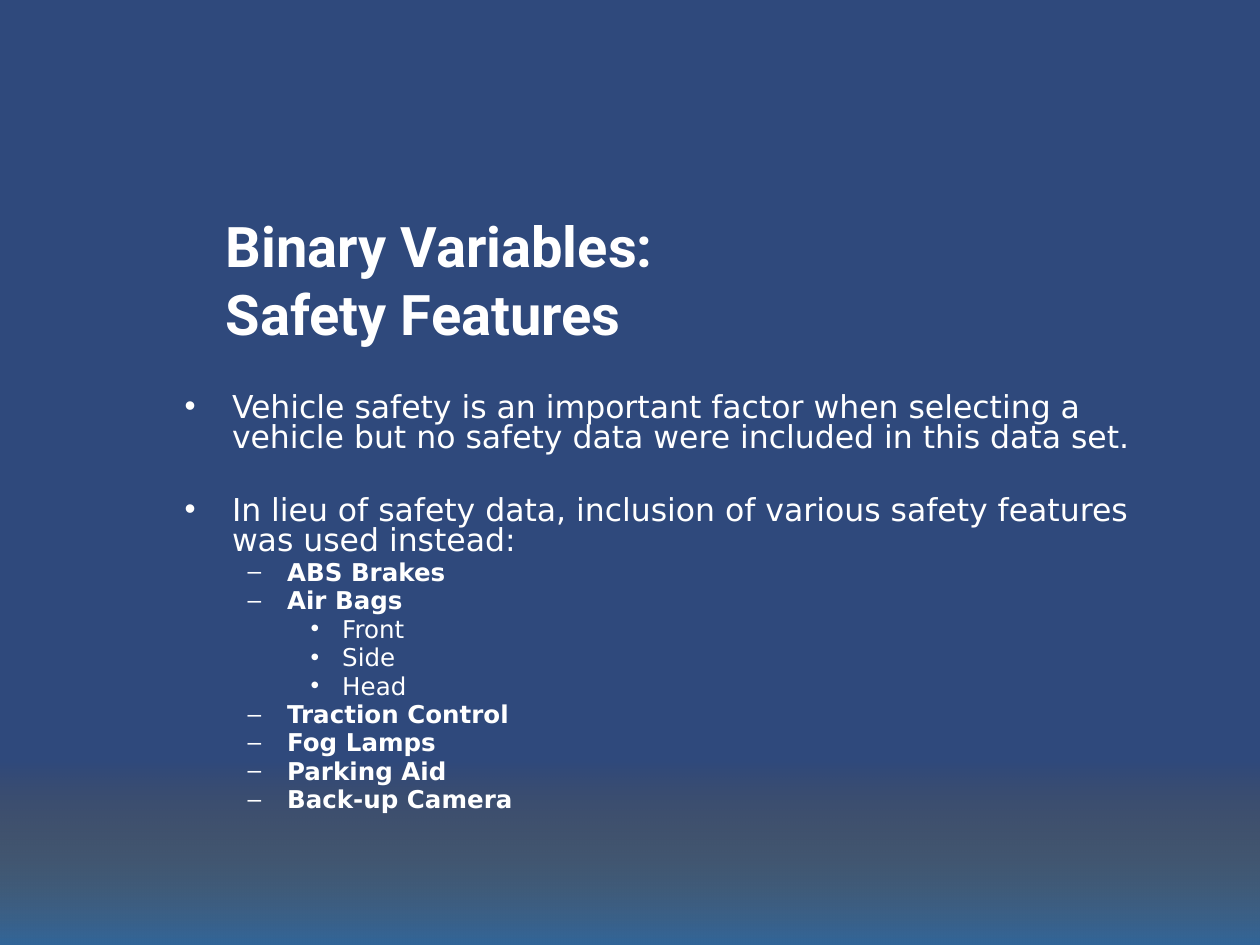
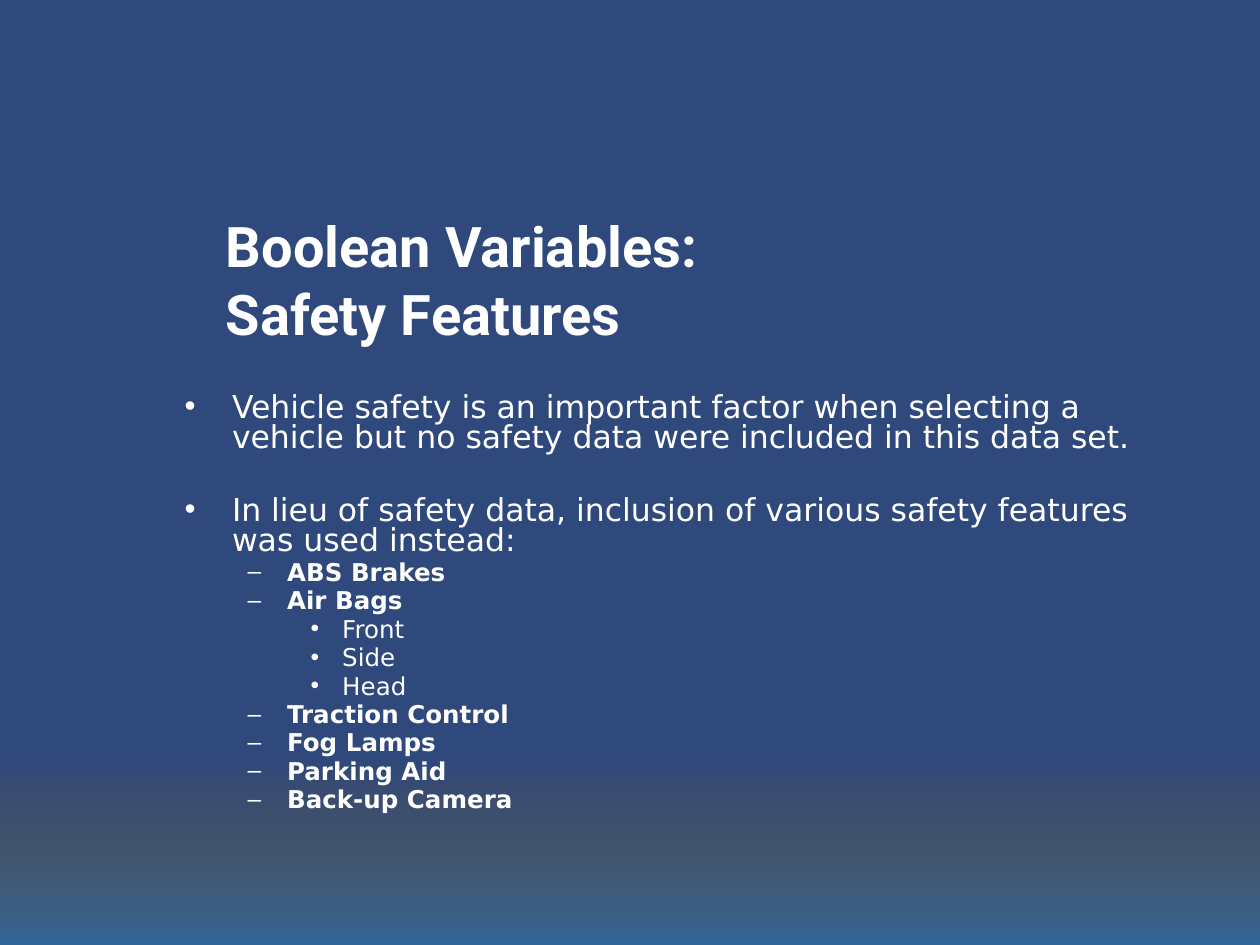
Before and after one commit to yfstafford/Thinkful, a slide deck: slide 8 of Unit 3/Capstone/Unit 3 Capstone Car MSRP.pptx. Drawn at 1260x945 pixels with LibreOffice and Linux fonts; fonts in the diff are those of the drawing; background and template pictures are left out. Boxes give left, top, right and bottom in pixels: in the first picture for what was removed or moved away, otherwise in the second. Text is boxed around its words. In the diff, an @@ line names an element or a change of style, - is before the commit and + after.

```diff
--- a/Unit 3/Capstone/Unit 3 Capstone Car MSRP.pptx
+++ b/Unit 3/Capstone/Unit 3 Capstone Car MSRP.pptx
@@ title at box(226, 225, 697, 347): text changed @@
-Binary Variables:
-Safety Features
+Boolean Variables:
+Safety Features
```
Also in this commit, not shown: 6 other slides changed, 1 slide added, 1 other file.
